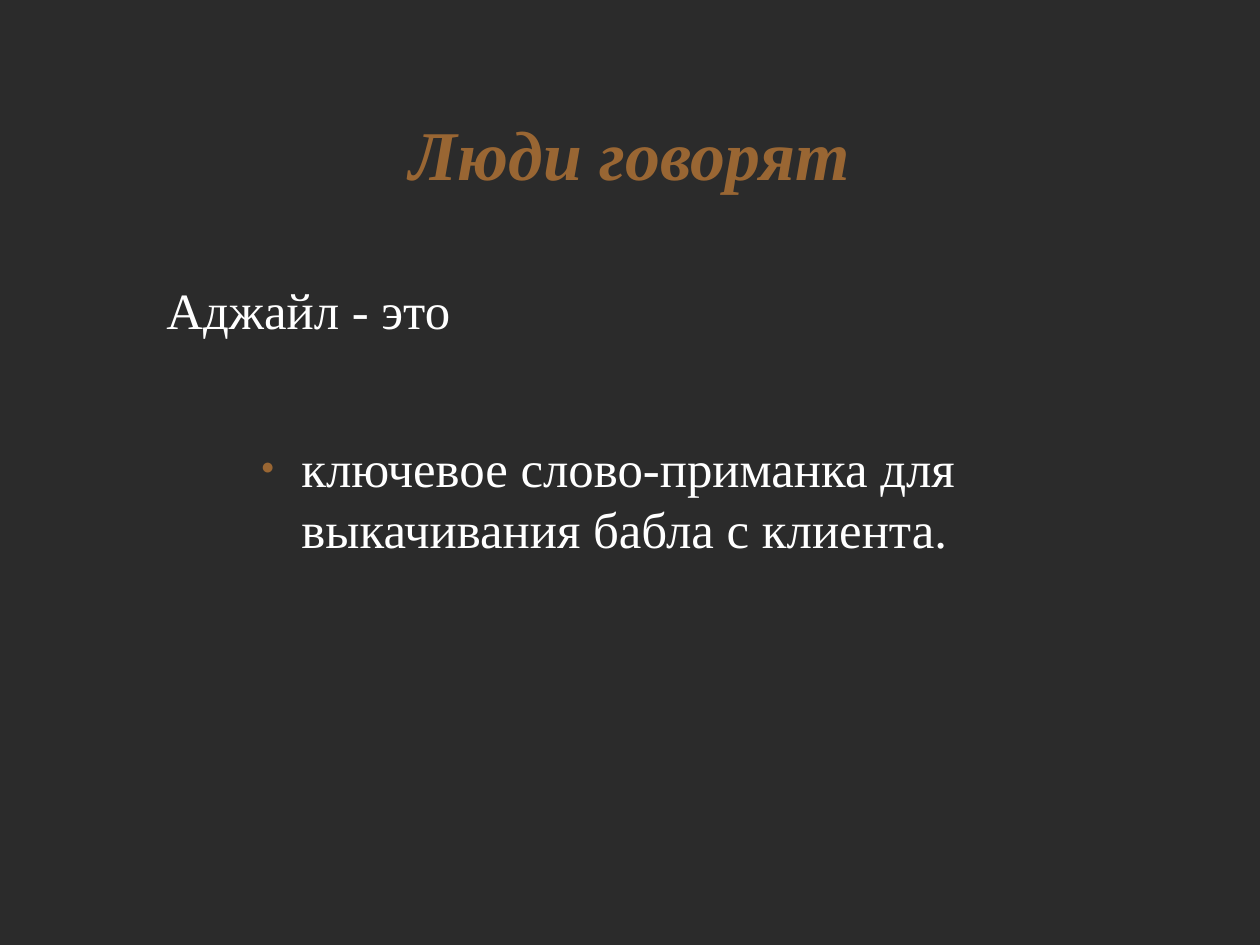
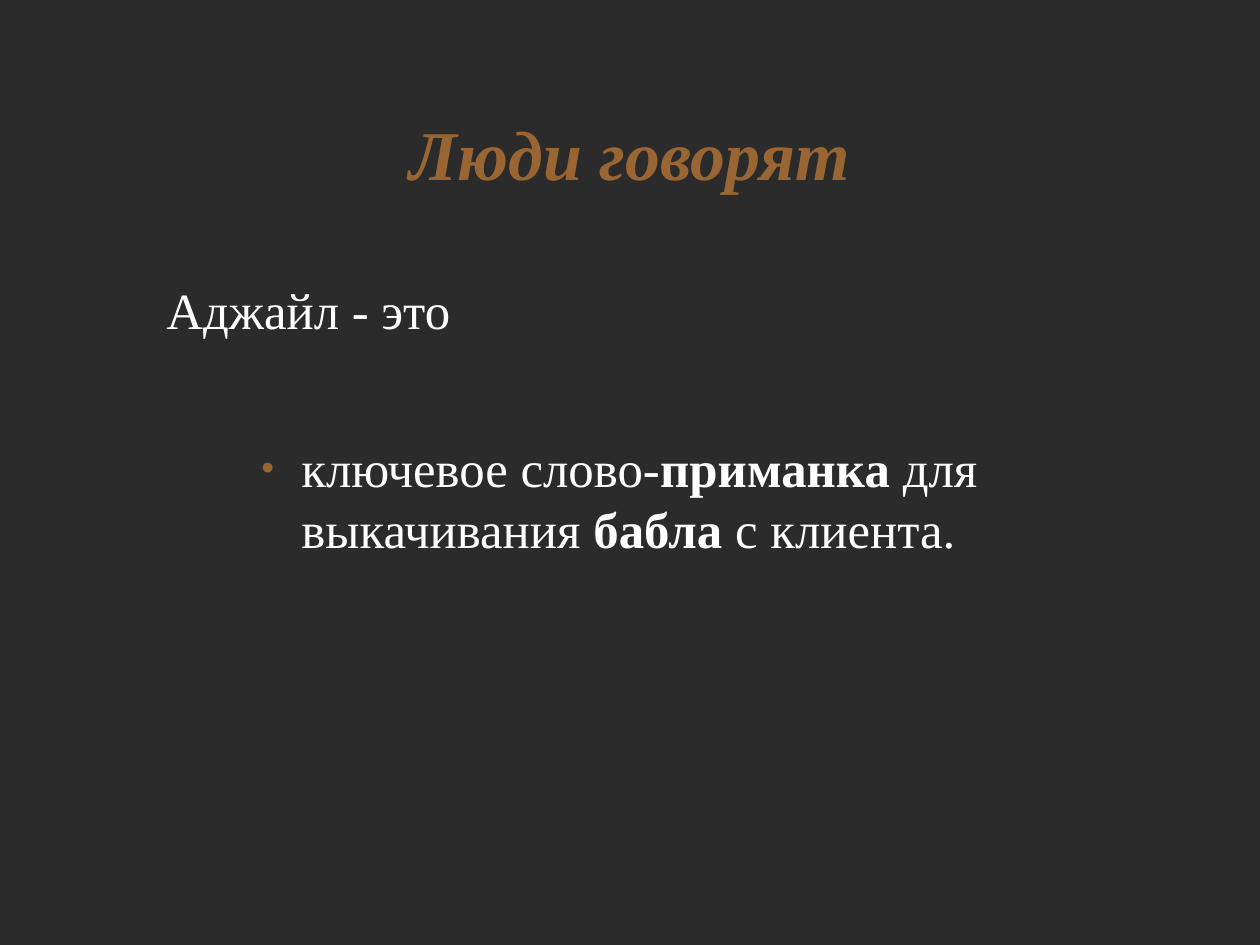
Before and after one commit to asolntsev/presentations, a slide deck: slide 4 of agile-technical-practices/agile-church.odp. Drawn at 1260x945 pixels with LibreOffice and Linux fonts; fonts in the diff are those of the drawing; background and template pictures are left out; a plain dark background stands for a picture behind light text. Boxes give left, top, right and bottom in pixels: in the first picture for what was removed or moved away, otherwise in the second. Text is boxed around its words. In the diff, an @@ line names an element or a change of style, - is before the commit and + after.

```diff
--- a/agile-technical-practices/agile-church.odp
+++ b/agile-technical-practices/agile-church.odp
@@ text "ключевое слово-приманка для выкачивания бабла ..." at [301, 463, 977, 549]: bold on in "слово-приманка бабла" @@
```
Also in this commit, not shown: 6 other slides changed, 2 slides added.
